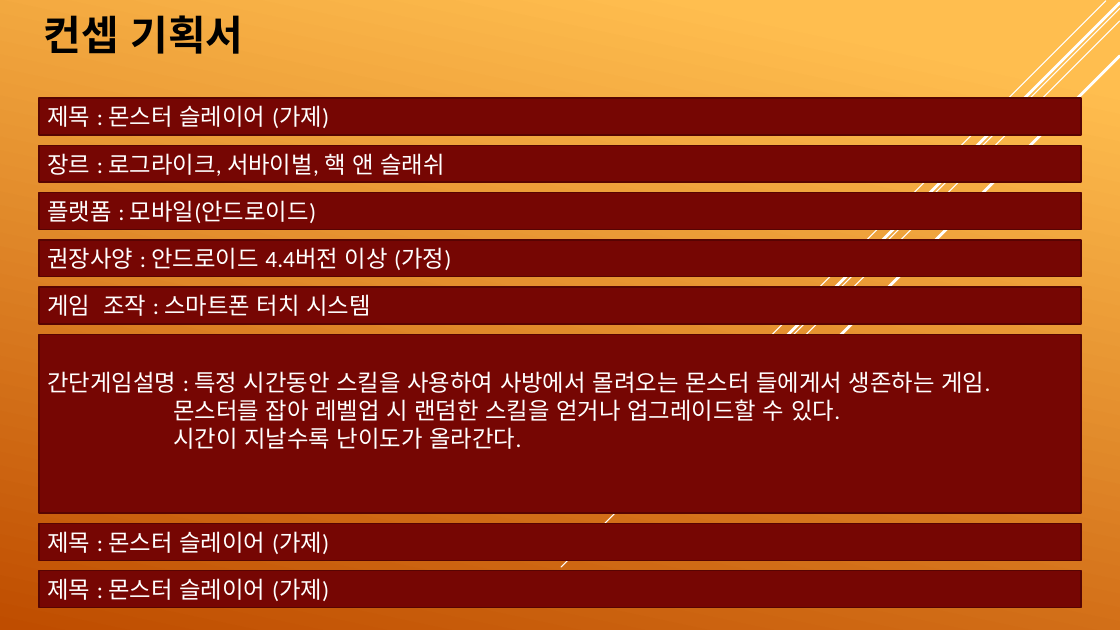
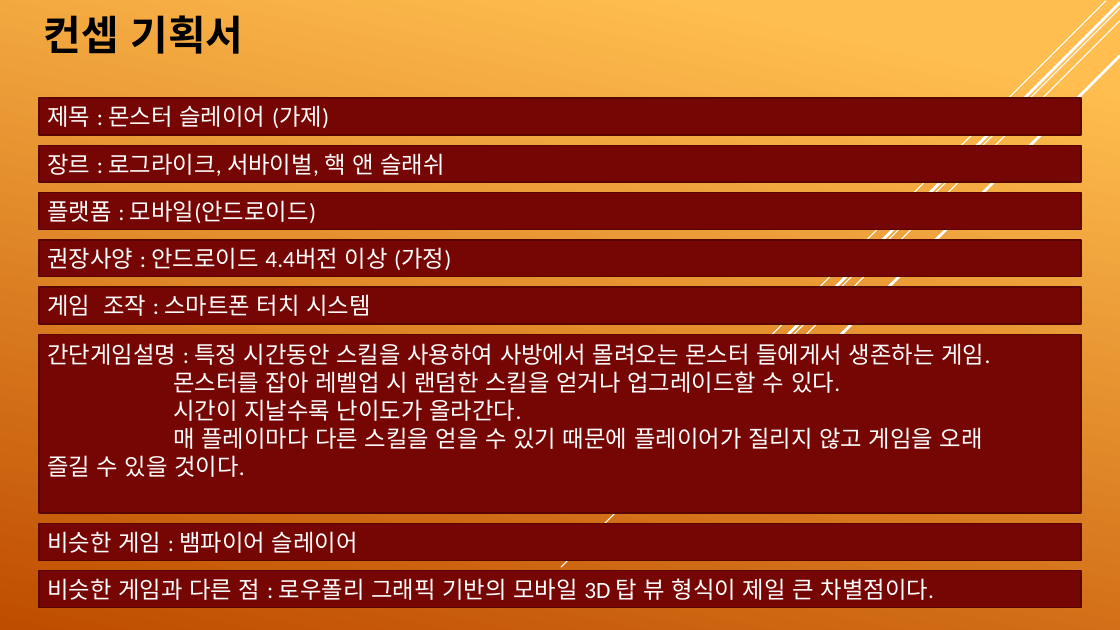
Before and after one commit to jjw1270/2022_01, a slide deck: slide 1 of 게임기획실무/컨셉기획서.pptx. Drawn at 1120x630 pixels with LibreOffice and Linux fonts; fonts in the diff are those of the drawing. Boxes give left, top, right and bottom in pixels: in the first picture for what was removed or moved away, otherwise in the second. Text is boxed around its words. In the diff, an @@ line names an element or a change of style, - is before the commit and + after.

```diff
--- a/게임기획실무/컨셉기획서.pptx
+++ b/게임기획실무/컨셉기획서.pptx
@@ text in rectangle at box(47, 427, 983, 477): paragraph added @@
+매 플레이마다 다른 스킬을 얻을 수 있기 때문에 플레이어가 질리지 않고 게임을 오래 즐길 수 있을 것이다.
@@ text in rectangle at box(47, 531, 358, 553): text changed @@
-제목 : 몬스터 슬레이어 (가제)
+비슷한 게임 : 뱀파이어 슬레이어
@@ text in rectangle at box(47, 578, 935, 600): text changed @@
-제목 : 몬스터 슬레이어 (가제)
+비슷한 게임과 다른 점 : 로우폴리 그래픽 기반의 모바일 3D 탑 뷰 형식이 제일 큰 차별점이다.
```
Also in this commit, not shown: 1 other slide changed, 2 slides removed.
